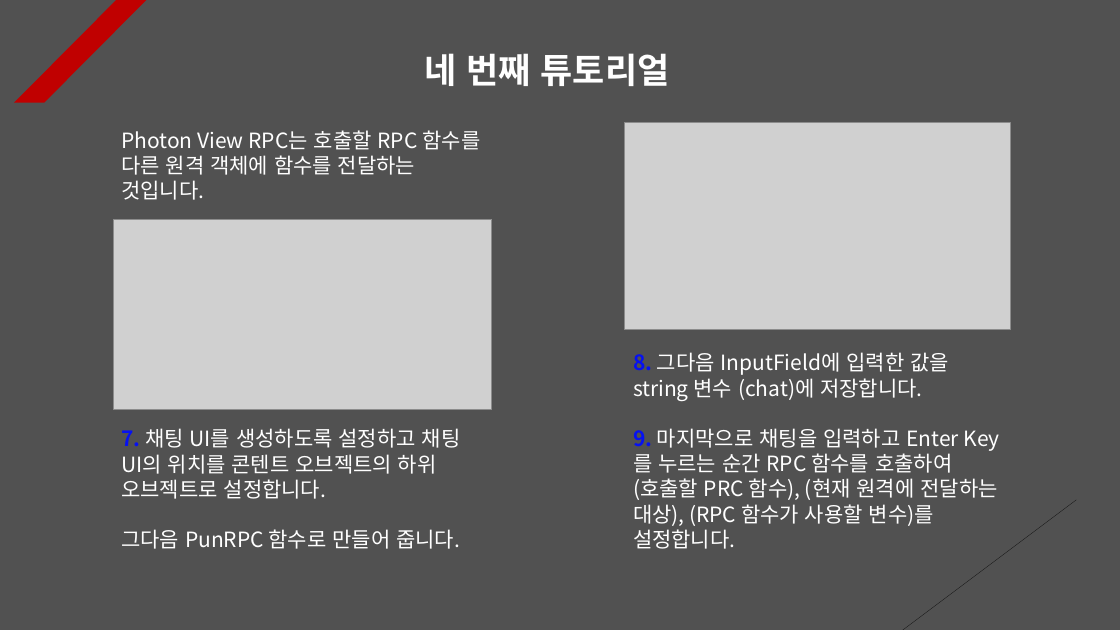
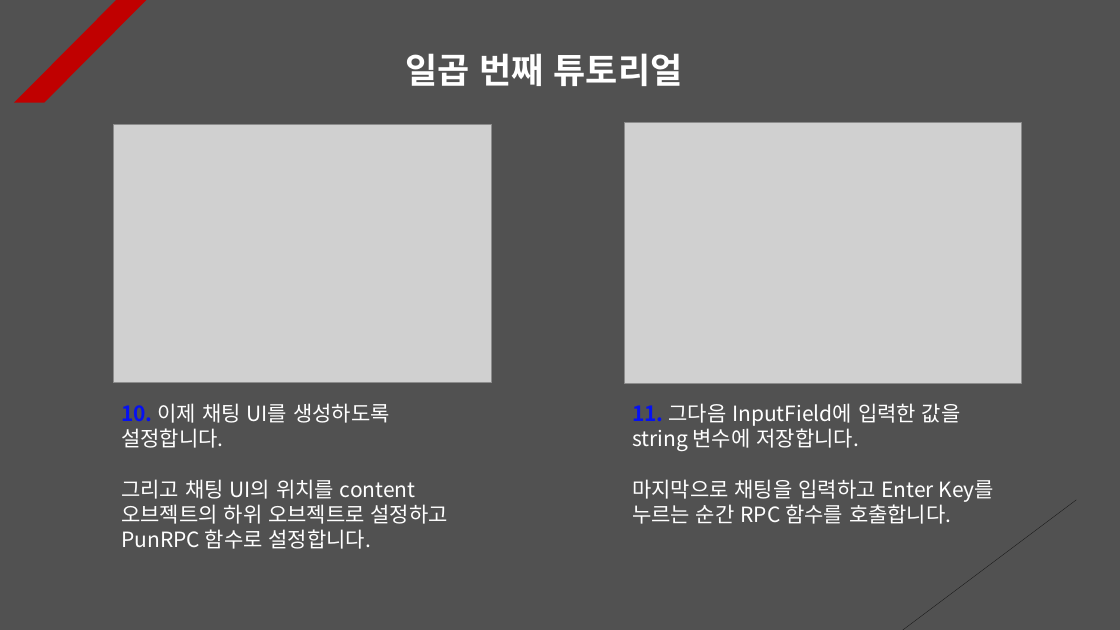
Before and after one commit to Unity2033/3D-UnityEngine, a slide deck: slide 7 of Assets/Class/Photon Server/PPT Data/Photon RPC.pptx (slide 8 before the commit). Drawn at 1120x630 pixels with LibreOffice and Linux fonts; fonts in the diff are those of the drawing; grey boxes stand for pictures. Boxes give left, top, right and bottom in pixels: in the first picture for what was removed or moved away, otherwise in the second. Text is boxed around its words. In the diff, an @@ line names an element or a change of style, - is before the commit and + after.

Commit message:
Photon RPC Tutorial Renewal
- Photon RPC Documentation Update

```diff
--- a/Assets/Class/Photon Server/PPT Data/Photon RPC.pptx
+++ b/Assets/Class/Photon Server/PPT Data/Photon RPC.pptx
@@ text at (405, 53, 683, 86): text changed @@
-네 번째 튜토리얼
+일곱 번째 튜토리얼
@@ picture: place and size @@
-picture at (113, 219, 492, 409)
+picture at (113, 124, 492, 382)
@@ text removed at (121, 130, 480, 200) @@
-Photon View RPC는 호출할 RPC 함수를 다른 원격 객체에 함수를 전달하는 것입니다.
@@ picture: place and size @@
-picture at (625, 123, 1011, 329)
+picture at (625, 123, 1022, 383)
@@ text at (121, 403, 448, 549): text changed @@
-7. 채팅 UI를 생성하도록 설정하고 채팅 UI의 위치를 콘텐트 오브젝트의 하위 오브젝트로 설정합니다.
-그다음 PunRPC 함수로 만들어 줍니다.
+10. 이제 채팅 UI를 생성하도록 설정합니다.
+그리고 채팅 UI의 위치를 content 오브젝트의 하위 오브젝트로 설정하고 PunRPC 함수로 설정합니다.
@@ text at (632, 403, 994, 524): text changed @@
-8. 그다음 InputField에 입력한 값을 string 변수 (chat)에 저장합니다.
-9. 마지막으로 채팅을 입력하고 Enter Key를 누르는 순간 RPC 함수를 호출하여 (호출할 PRC 함수), (현재 원격에 전달하는 대상), (RPC 함수가 사용할 변수)를 설정합니다.
+11. 그다음 InputField에 입력한 값을 string 변수에 저장합니다.
+마지막으로 채팅을 입력하고 Enter Key를 누르는 순간 RPC 함수를 호출합니다.
```
Also in this commit, not shown: 8 other slides changed, 1 slide added, 2 other files.
